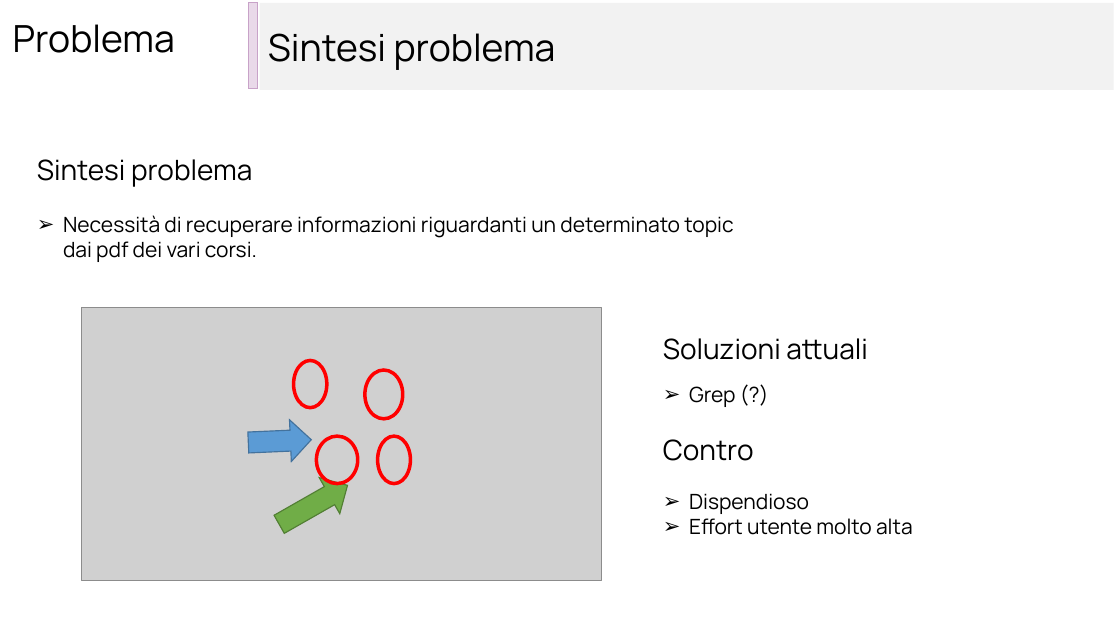
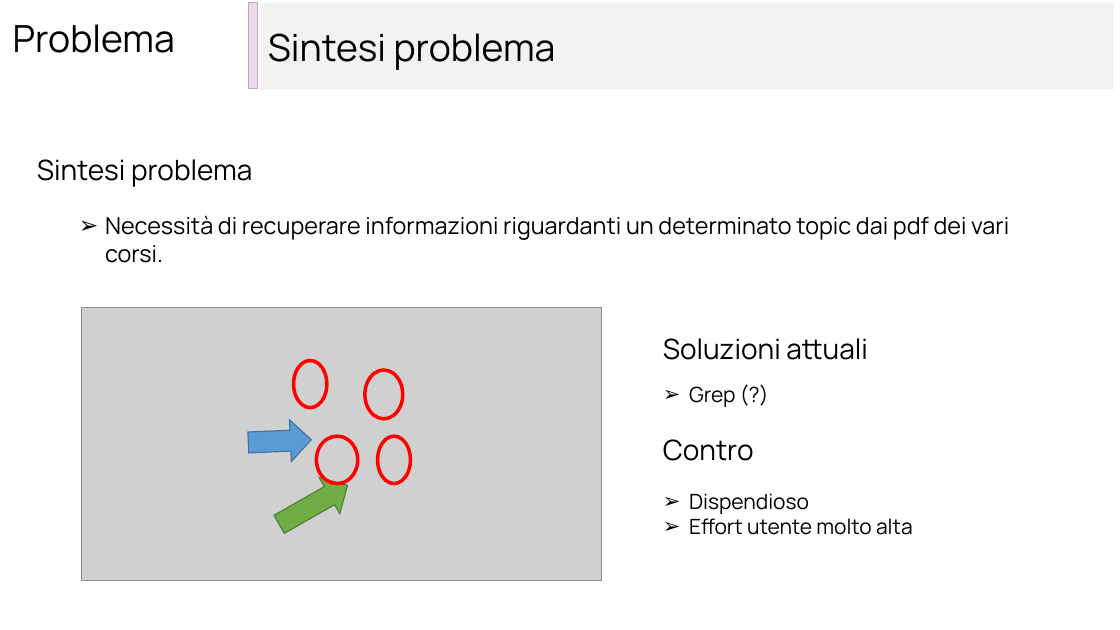
Before and after one commit to Data-Integration-Lilla-team/LILL_AI, a slide deck: slide 4 of relazione/presentazione Lill_AI.pptx. Drawn at 1120x630 pixels with LibreOffice and Linux fonts; fonts in the diff are those of the drawing; grey boxes stand for pictures. Boxes give left, top, right and bottom in pixels: in the first picture for what was removed or moved away, otherwise in the second. Text is boxed around its words. In the diff, an @@ line names an element or a change of style, - is before the commit and + after.

```diff
--- a/relazione/presentazione Lill_AI.pptx
+++ b/relazione/presentazione Lill_AI.pptx
@@ text at bbox=[105, 215, 1009, 263]: size 18 to 20 pt in "Necessità di recuperare informazioni riguardanti un determin ..."; list level 1 to 2 in "Necessità di recuperare informazioni riguardanti ..." @@
```
Also in this commit, not shown: 3 other slides changed.
